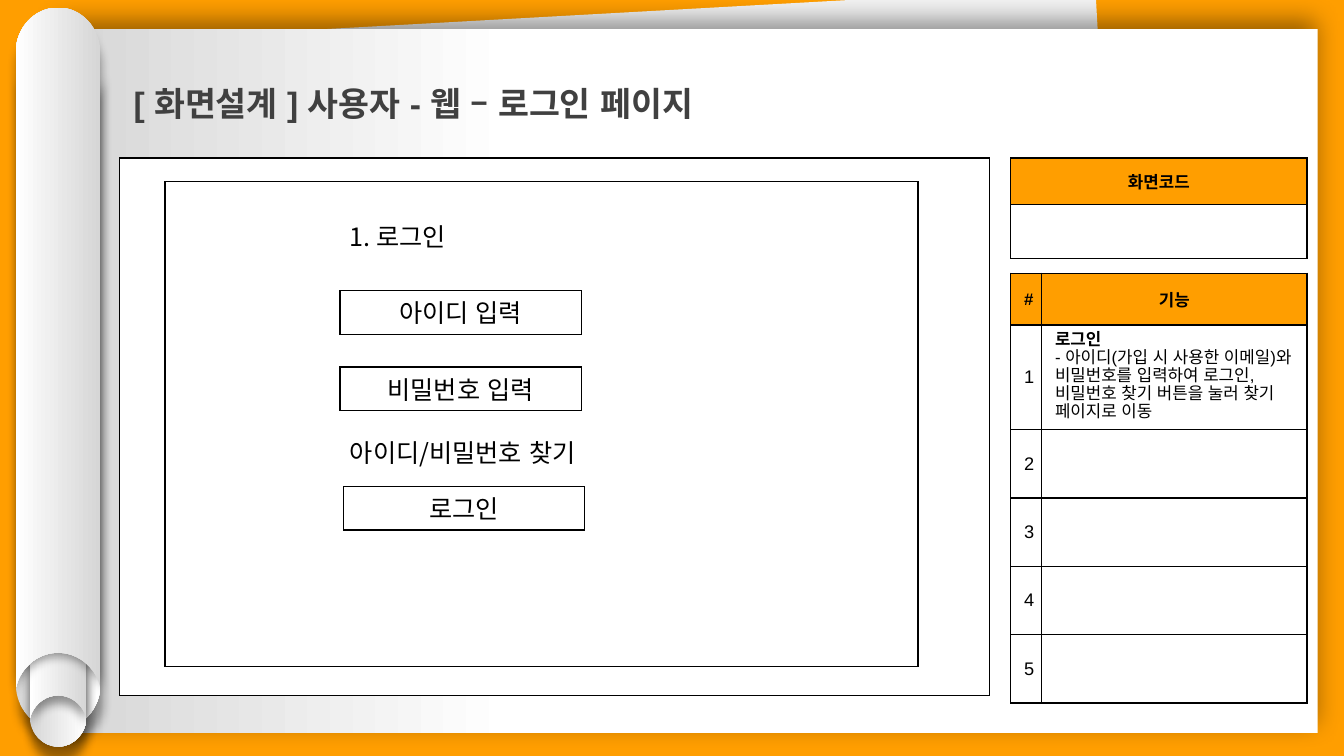
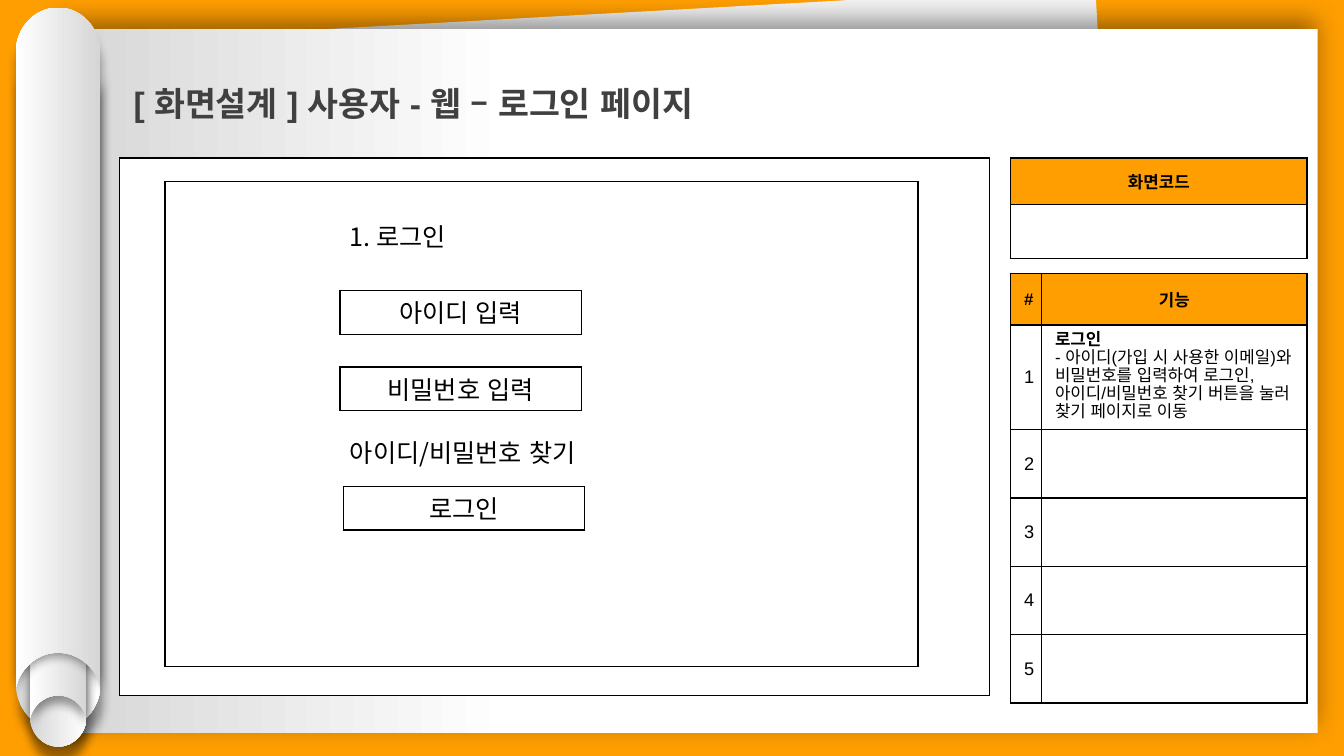
Before and after one commit to hhsw07/ezen-academy-projects, a slide deck: slide 4 of 0 발표용 파워포인트/project06 - 파워포인트 종합 - 형준.pptx. Drawn at 1344x756 pixels with LibreOffice and Linux fonts; fonts in the diff are those of the drawing. Boxes give left, top, right and bottom in pixels: in the first picture for what was removed or moved away, otherwise in the second. Text is boxed around its words. In the diff, an @@ line names an element or a change of style, - is before the commit and + after.

```diff
--- a/0 발표용 파워포인트/project06 - 파워포인트 종합 - 형준.pptx
+++ b/0 발표용 파워포인트/project06 - 파워포인트 종합 - 형준.pptx
@@ table at [1011,273,1308,703] @@
-row 2, column 2: 로그인 / - 아이디(가입 시 사용한 이메일)와 비밀번호를 입력하여 로그인, 비밀번호 찾기 버튼을 눌러 찾기 페이지로 이동
+row 2, column 2: 로그인 / - 아이디(가입 시 사용한 이메일)와 비밀번호를 입력하여 로그인, 아이디/비밀번호 찾기 버튼을 눌러 찾기 페이지로 이동
```
Also in this commit, not shown: 16 other slides changed, 5 slides added, 4 slides removed.
